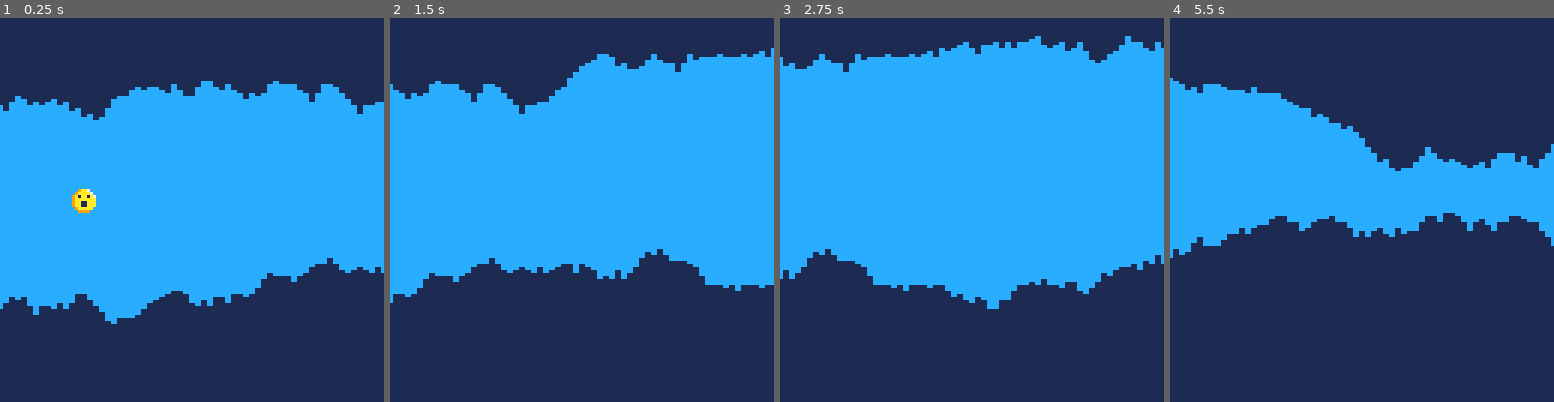
Above: before the commit, frames 1-4 (left to right).
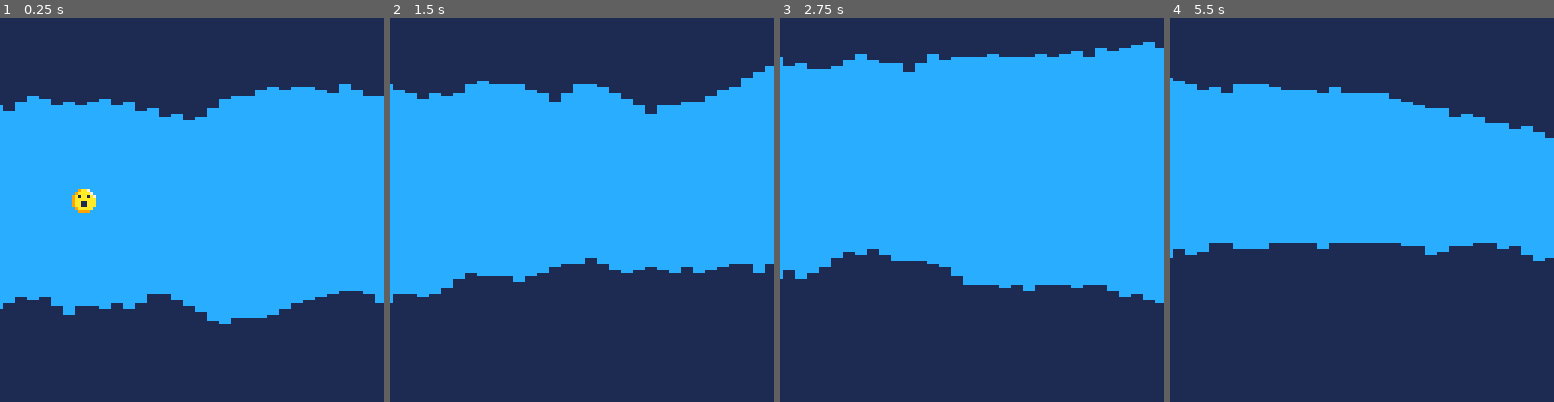
Above: after the commit, the same moments.

Repository: antonio-evaldo/cave_diver
Game: PICO-8 cartridge cave_diver.p8
The game is run twice, just before and just after one commit, with the same random seed, the same clock (stepped at 60 frames per second) and the same inputs.
Inputs:
- Up to frame 1 (0.25 s): no input
- Up to frame 2 (1.5 s): no input
- Up to frame 3 (2.75 s): hold Up 2.15-2.42 s
- Up to frame 4 (5.5 s): hold Up 4.73-5.03 s

The runs differ from the first frame. In frame 1, 7.3% of the frame differs, in the area x 2-100%, y 16-80%; in frame 2, 8.2%; in frame 3, 6.3%; in frame 4, 13%, in the area x 2-100%, y 16-64%.

Commit message:
fix: define mínimos e máximos para a caverna

Diff:
--- a/cave.lua
+++ b/cave.lua
@@ -3,7 +3,7 @@
 		{ top = 30, bottom = 30 }
 	};
 
-	column_width = 2;
+	column_width = 4;
 
 	for i=1,128/column_width do
 		add_cave_column();
@@ -13,11 +13,9 @@
 function add_cave_column()
 	local min_height = 10;
 
-	-- local new_bottom_height = flr(rnd(20));
-
 	local new_column = {
-		top = columns[#columns].top + -3 + rnd(6),
-		bottom = columns[#columns].bottom + -3 + rnd(6)
+		top = mid(0, columns[#columns].top - 3 + rnd(6), 52),
+		bottom = mid(0, columns[#columns].bottom - 3 + rnd(6), 52)
 	};
 
 	for i=1,column_width do
--- a/cave_diver.p8
+++ b/cave_diver.p8
@@ -55,13 +55,11 @@
 
 -->8
 function make_cave()
-	time_counter = 0;
-
 	columns = {
 		{ top = 30, bottom = 30 }
 	};
 
-	column_width = 2;
+	column_width = 4;
 
 	for i=1,128/column_width do
 		add_cave_column();
@@ -71,11 +69,9 @@
 function add_cave_column()
 	local min_height = 10;
 
-	-- local new_bottom_height = flr(rnd(20));
-
 	local new_column = {
-		top = columns[#columns].top + -3 + rnd(6),
-		bottom = columns[#columns].bottom + -3 + rnd(6)
+		top = mid(0, columns[#columns].top - 3 + rnd(6), 52),
+		bottom = mid(0, columns[#columns].bottom - 3 + rnd(6), 52)
 	};
 
 	for i=1,column_width do
@@ -84,16 +80,12 @@
 end
 
 function move_cave()
-	time_counter += 1;
+	-- delete first column
+	for i=1,column_width do
+		del(columns, columns[1]);
+	end
 
-	if (time_counter % 2) then
-		-- delete first column
-		for i=1,column_width do
-			del(columns, columns[1]);
-		end
-
-		add_cave_column();
-	end
+	add_cave_column();
 end
 
 function draw_cave()
